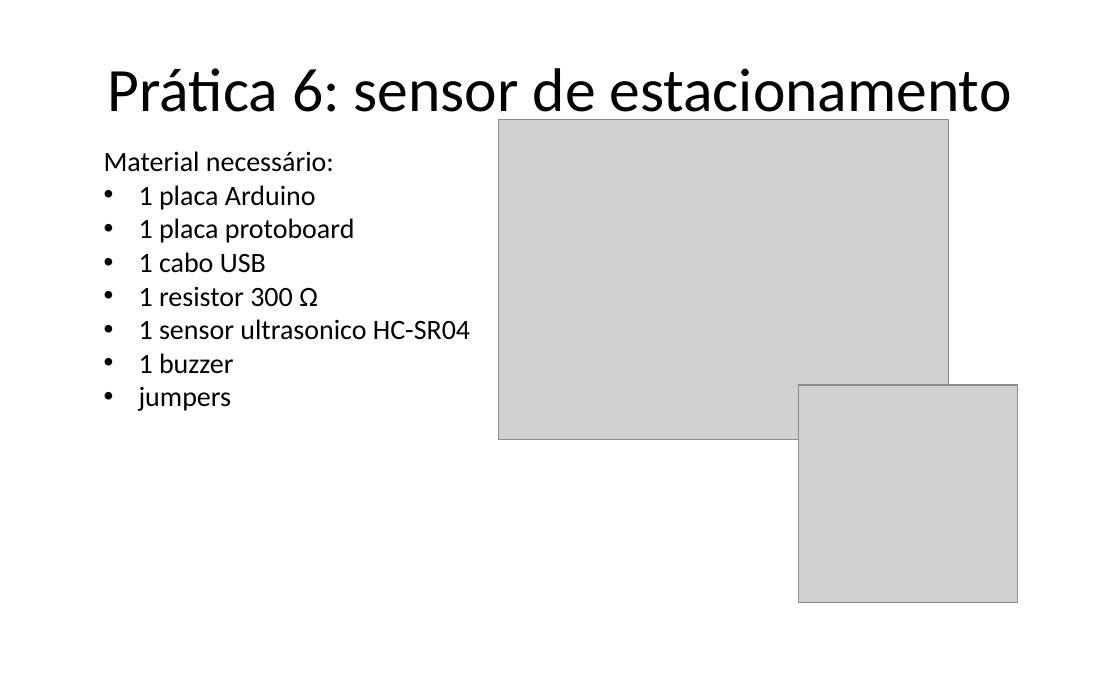
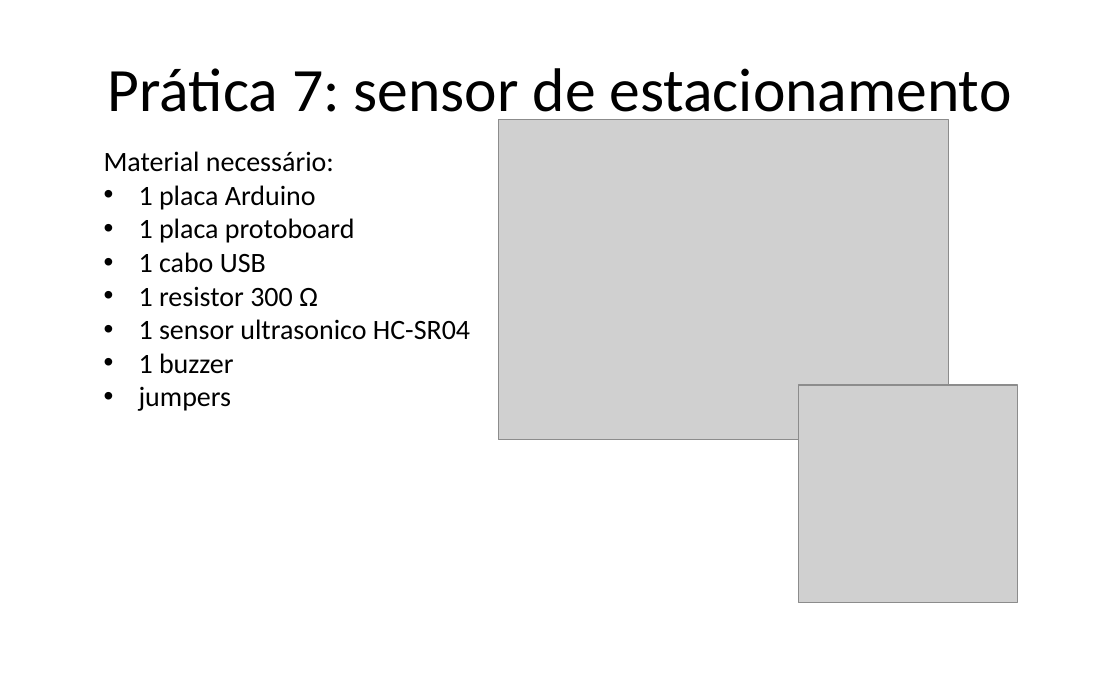
Before and after one commit to Gabrielgps25/Voluntariado-Arduino-Alpha, a slide deck: slide 23 of apresentacaoDeApoioArduinoIVoluntarios.pptx (slide 22 before the commit). Drawn at 1120x700 pixels with LibreOffice and Linux fonts; fonts in the diff are those of the drawing; grey boxes stand for pictures. Boxes give left, top, right and bottom in pixels: in the first picture for what was removed or moved away, otherwise in the second. Text is boxed around its words. In the diff, an @@ line names an element or a change of style, - is before the commit and + after.

```diff
--- a/apresentacaoDeApoioArduinoIVoluntarios.pptx
+++ b/apresentacaoDeApoioArduinoIVoluntarios.pptx
@@ title at bbox=[108, 68, 1012, 125]: text changed @@
-Prática 6: sensor de estacionamento
+Prática 7: sensor de estacionamento
```
Also in this commit, not shown: 17 other slides changed, 3 slides added, 1 slide removed.
